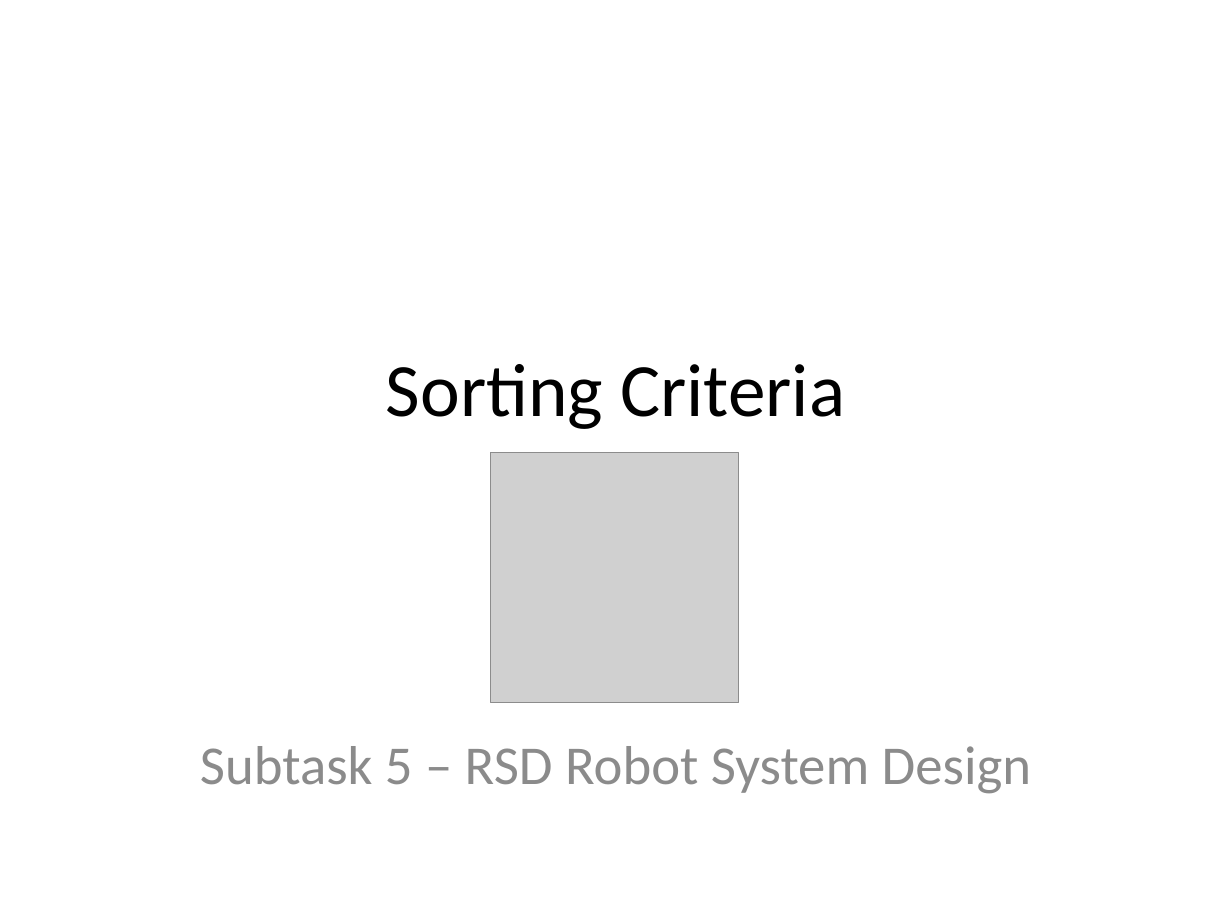
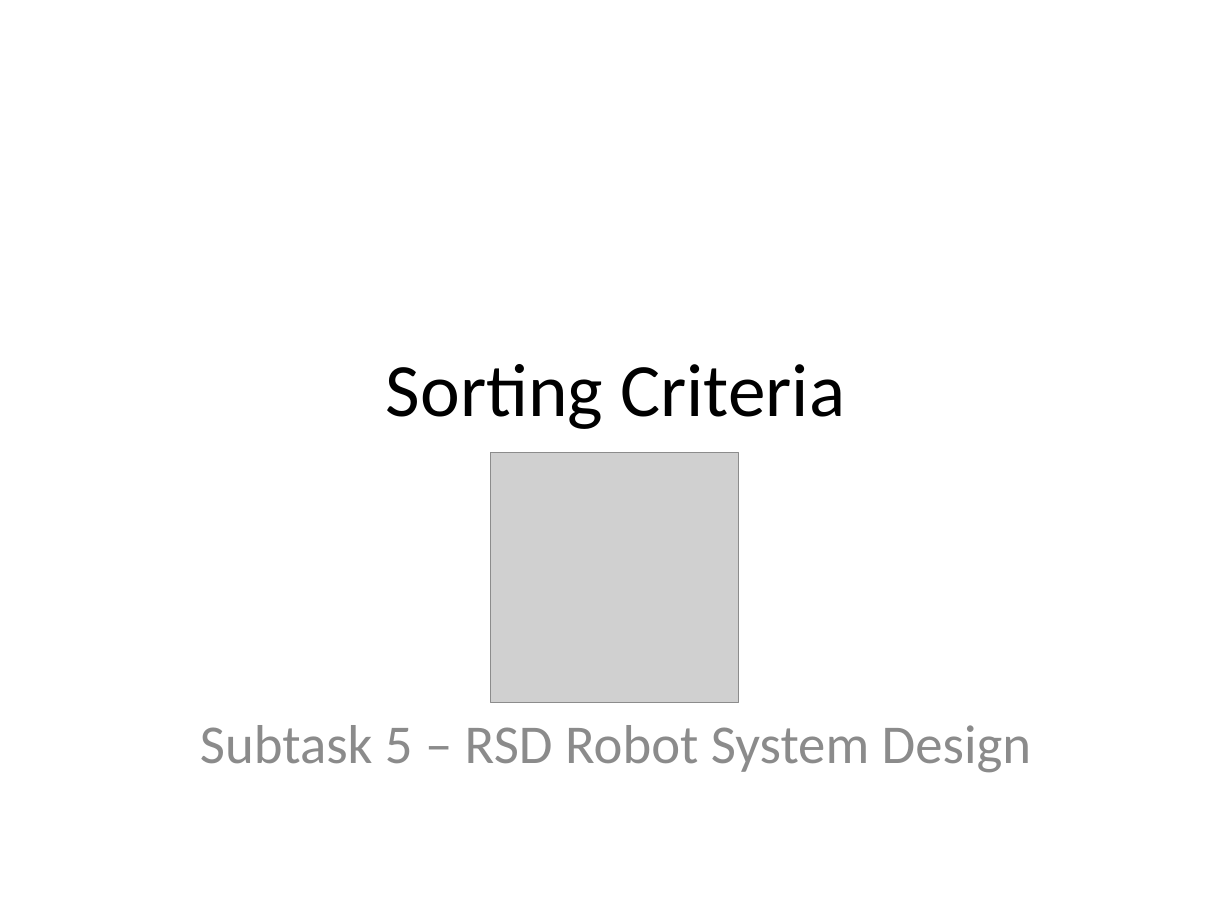
Before and after one commit to isurup/kalle-martin-group, a slide deck: slide 1 of RSD1/presentation/ExamPresentation.pptx. Drawn at 1232x924 pixels with LibreOffice and Linux fonts; fonts in the diff are those of the drawing; grey boxes stand for pictures. Boxes give left, top, right and bottom in pixels: in the first picture for what was removed or moved away, otherwise in the second. Text is boxed around its words. In the diff, an @@ line names an element or a change of style, - is before the commit and + after.

```diff
--- a/RSD1/presentation/ExamPresentation.pptx
+++ b/RSD1/presentation/ExamPresentation.pptx
@@ subtitle "Subtask 5 – RSD Robot ...": place and size @@
-subtitle "Subtask 5 – RSD Robot ..." at (200,746,1031,794)
+subtitle "Subtask 5 – RSD Robot ..." at (200,725,1031,773)
```
